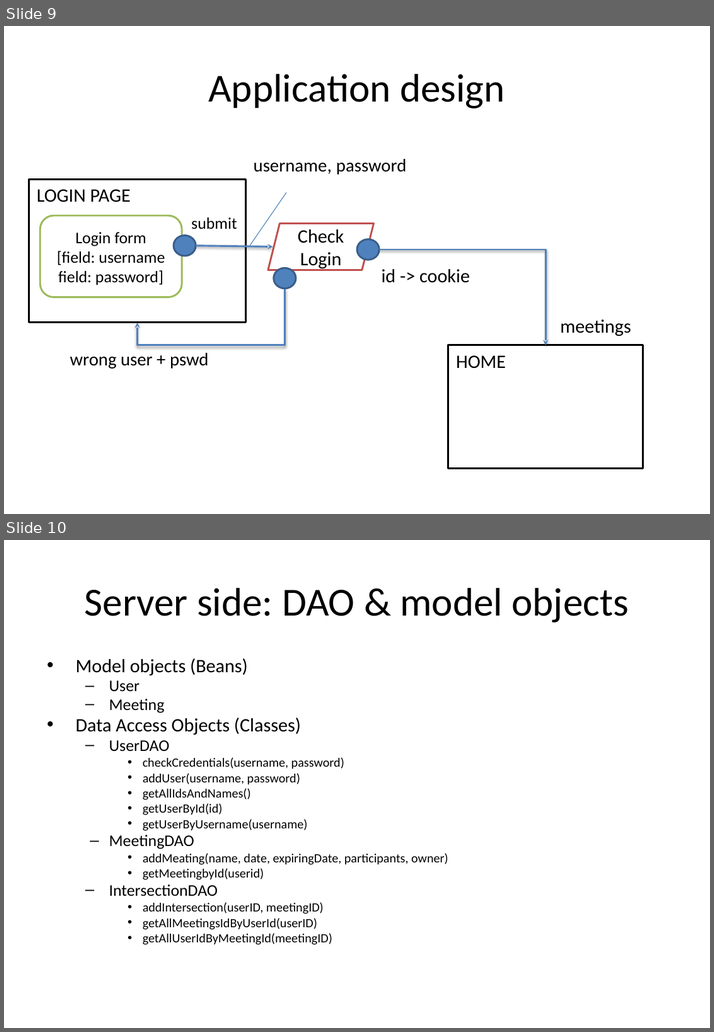
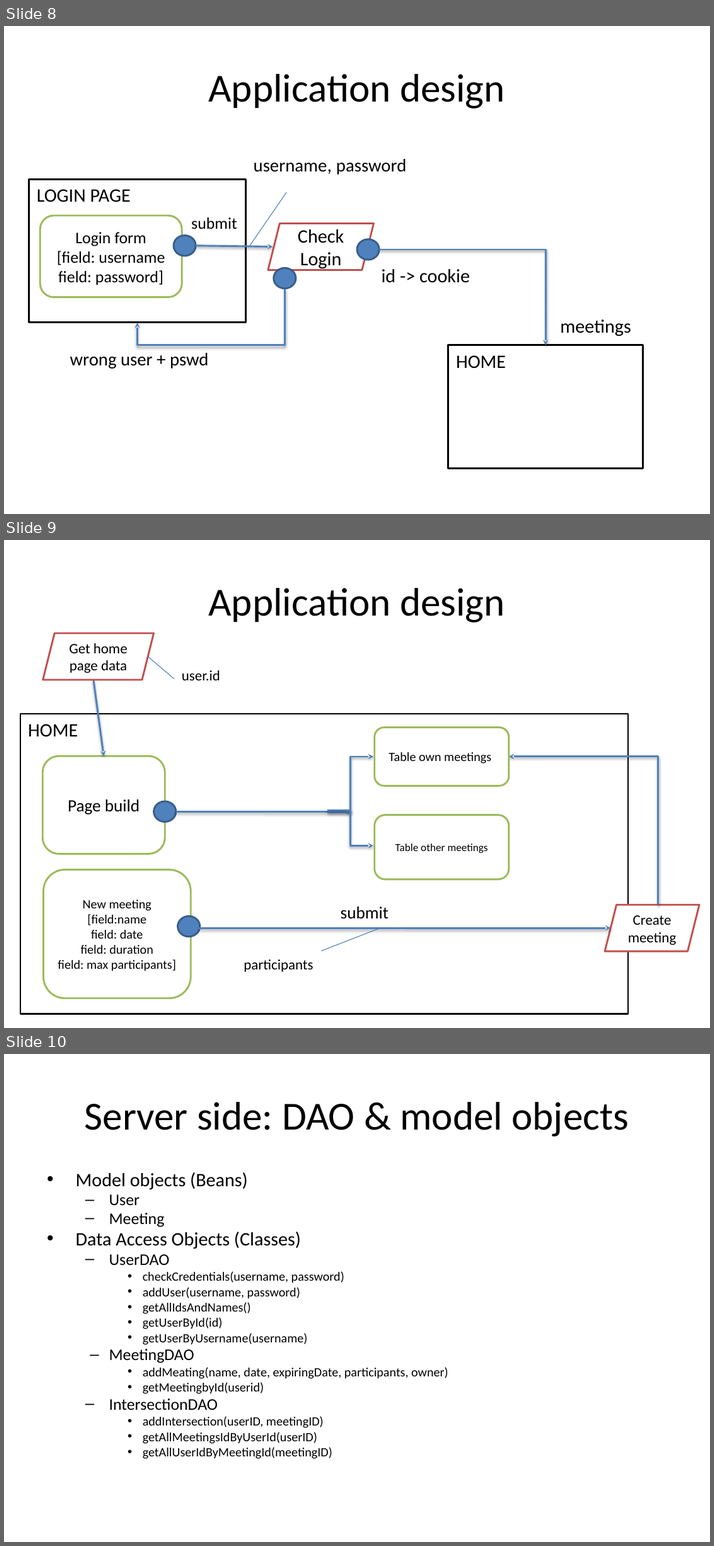
Before and after one commit to Buba98/OnlineMeetings, a slide deck: Meetings management.pptx. Shown one above the other, each under a label of ours: slides 9 and 10 before the commit, slides 8, 9 and 10 after it. The pictures are 714x1032 and 714x1546 pixels, drawn with LibreOffice and Linux fonts; fonts in the diff are those of the drawing. Boxes give left, top, right and bottom in pixels: in the first picture for what was removed or moved away, otherwise in the second. Text is boxed around its words. In the diff, an @@ line names an element or a change of style, - is before the commit and + after.

```diff
--- a/Meetings management.pptx
+++ b/Meetings management.pptx
@@ slide 9 added at bbox=[4, 540, 710, 1028], background #FFFFFF @@
@@ title added at bbox=[208, 588, 505, 623], 44 pt, text #000000 @@
+Application design
@@ parallelogram added at bbox=[43, 633, 154, 680], fill #FFFFFF, outline #C0504D 2 pt, 16 pt, text #000000 @@
+Get home page data
@@ line added from (174, 679) to (148, 657), #4A7DBA 0.75 pt @@
@@ text added at bbox=[182, 670, 220, 680], 16 pt, text #000000 @@
+user.id
@@ arrow added from (93, 680) to (104, 756), #4F81BD 2 pt @@
@@ rectangle added at bbox=[20, 714, 628, 1014], fill #FFFFFF, outline #000000 2 pt, 21 pt, text #000000 @@
+HOME
@@ rounded rectangle added at bbox=[374, 728, 508, 786], fill #FFFFFF, outline #9BBB59 2 pt, 14 pt, text #000000 @@
+Table own meetings
@@ rounded rectangle added at bbox=[42, 756, 165, 854], fill #FFFFFF, outline #9BBB59 2 pt, 19 pt, text #000000 @@
+Page build
@@ elbow arrow added from (327, 813) to (373, 757), #4F81BD 2 pt @@
@@ elbow arrow added from (657, 905) to (509, 757), #4F81BD 2 pt @@
@@ ellipse added at bbox=[154, 802, 176, 822], fill #4F81BD, outline #395E89 2 pt @@
@@ elbow arrow added from (176, 812) to (352, 812), #4F81BD 2 pt @@
@@ elbow arrow added from (327, 810) to (373, 846), #4F81BD 2 pt @@
@@ rounded rectangle added at bbox=[374, 815, 508, 880], fill #FFFFFF, outline #9BBB59 2 pt, 12 pt, text #000000 @@
+Table other meetings
@@ rounded rectangle added at bbox=[43, 870, 190, 999], fill #FFFFFF, outline #9BBB59 2 pt, 14 pt, text #000000 @@
+New meeting
+[field:name
+field: date
+field: duration
+field: max participants]
@@ ellipse added at bbox=[178, 917, 200, 937], fill #4F81BD, outline #395E89 2 pt @@
@@ text added at bbox=[340, 907, 388, 919], 19 pt, text #000000 @@
+submit
@@ parallelogram added at bbox=[604, 905, 699, 953], fill #FFFFFF, outline #C0504D 2 pt, 16 pt, text #000000 @@
+Create meeting
@@ elbow arrow added from (199, 929) to (611, 928), #4F81BD 2 pt @@
@@ line added from (322, 952) to (380, 928), #4A7DBA 0.75 pt @@
@@ text added at bbox=[243, 960, 313, 972], 16 pt, text #000000 @@
+participants
@@ what was slide 9 is now slide 8 @@
```
Also in this commit, not shown: 1 slide changed, 1 slide removed, 2 other files.
